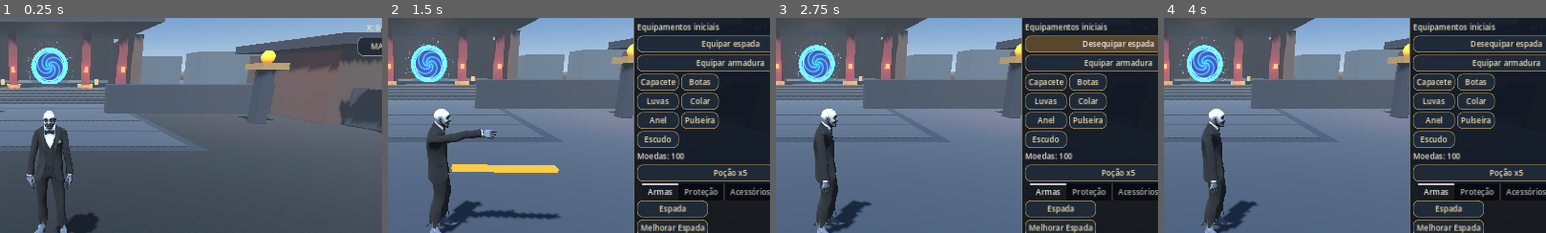
Above: before the commit, frames 1-4 (left to right).
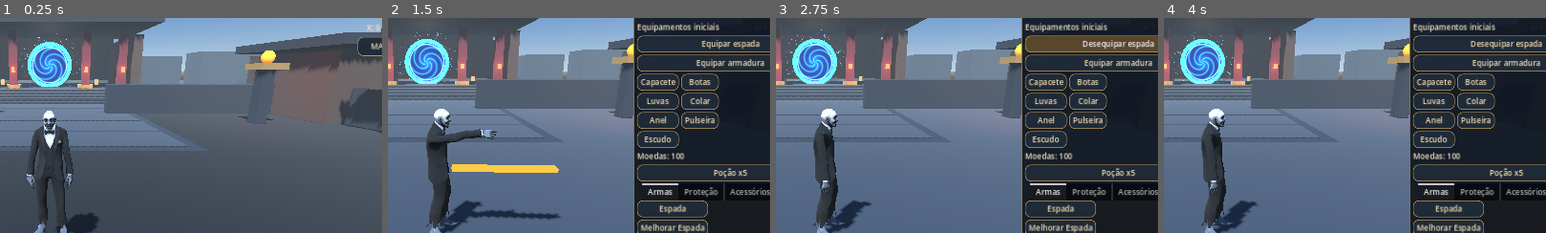
Above: after the commit, the same moments.

Repository: lolprogif/LolPRO-ON
Game: Godot game, scene res://World.tscn
Two runs of this game, one before a commit and one after it. Both use one fixed random seed, a clock stepped at 60 frames per second and the inputs below. This scene is started directly instead of the project's main scene.
Inputs (mouse positions are % of the whole screen's width and height, from its top left):
- Up to frame 1 (0.25 s): no input
- Up to frame 2 (1.5 s): tap Enter at 0.5 s; move the mouse to (72, 45) at 0.52 s; hold D 0.53-1.25 s; tap I at 0.6 s; click (72, 45) at 0.67 s; tap Space at 0.77 s; drag from (30, 55) to (45, 70) at 1.27 s
- Up to frame 3 (2.75 s): click "MAPA" at 2 s
- Up to frame 4 (4 s): click "1" at 2.75 s; click "2" at 3.5 s
The pictures show only the part of the screen within x 44-94%, y 21-71%; the shares and areas given below are measured in that part.

The runs differ from the first frame. In frame 1, 1.8% of the frame differs, in the area x 5-21%, y 7-32%; in frame 2, 1.6%; in frame 3, 1.7%; in frame 4, 1.7%.

Commit message:
Extend temple access ramp to foundation and move portal closer

Diff:
--- a/world.gd
+++ b/world.gd
@@ -65,6 +65,7 @@
 	ground.add_child(floor_shape)
 	add_child(player)
 	player.position.y = 0.65
+	player.floor_snap_length = 0.45
 	var col := CollisionShape3D.new()
 	var capsule := CapsuleShape3D.new()
 	capsule.height = 1.8
@@ -429,11 +430,11 @@
 		map_box("TempleStep", Vector3(0,0.99-float(i)*0.22,-26.0+float(i)*1.0), Vector3(12.0,0.22,1.0), dark_stone, false)
 	var ramp_body := StaticBody3D.new()
 	ramp_body.name = "TempleAccessRamp"
-	ramp_body.position = Vector3(0,0.44,-24.0)
-	ramp_body.rotation.x = atan(1.1/5.0)
+	ramp_body.position = Vector3(0,0.43,-23.5)
+	ramp_body.rotation.x = atan(1.1/6.0)
 	var ramp_collision := CollisionShape3D.new()
 	var ramp_shape := BoxShape3D.new()
-	ramp_shape.size = Vector3(12.0,0.22,5.2)
+	ramp_shape.size = Vector3(12.0,0.22,6.2)
 	ramp_collision.shape = ramp_shape
 	ramp_body.add_child(ramp_collision)
 	add_child(ramp_body)
@@ -446,7 +447,7 @@
 		map_box("TempleColumn", Vector3(x,4.0,-28.2), Vector3(0.9,6.2,0.9), red)
 		map_box("ColumnBase", Vector3(x,1.1,-28.2), Vector3(1.5,0.8,1.5), gold)
 	# Blue walk-through portal in the original temple.
-	castle_portal(Vector3(0,3.6,-38.4),Vector3(0,0.2,70))
+	castle_portal(Vector3(0,3.6,-30.5),Vector3(0,0.2,70))
 	for x in [-8.0,-4.0,4.0,8.0]:
 		temple_lantern(Vector3(x,3.1,-27.5))
 	for x in [-5.0,5.0]:
